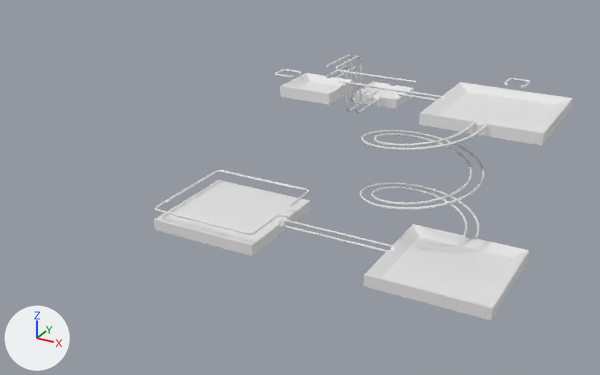
A saved change to the FBX model Assets/Scenes/Models/Level1.fbx.
Both versions are drawn from a 50 mm lens placed at (3.74, -5.59, 3.2), pointed at (0.22, 0.81, 0.0). Arrows for +X, +Y and +Z are at lower left; the lights stay in place. Where no turn or scale is listed for an object, it has been applied to the vertices. Vertices at the same position are counted once.

The older version as bpy lines, for what is in view:
```python
me_mesh = bpy.data.meshes.new('Mesh')
me_mesh.from_pydata(...)  # 14039 vertices, 14017 faces; spans x -0.51..2.5, y -0.51..2.85, z -0.05..1.14
ob_level1 = bpy.data.objects.new('Level1', me_mesh)
ob_level1.location = (0.0, 0.0, 0.0)
```
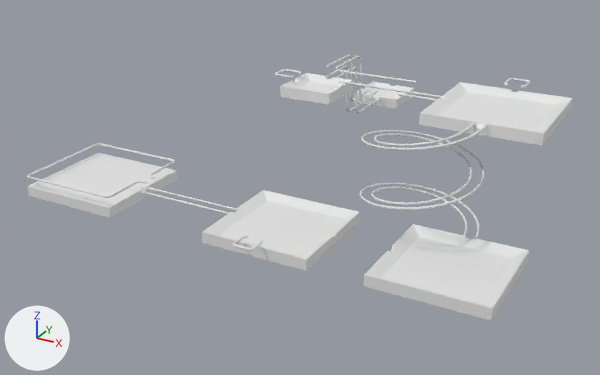
The newer file is also turned or shifted as a whole; pictures and numbers use the older file's frame.

The change, as a diff of the scene's bpy script:
```diff
--- a/Assets/Scenes/Models/Level1.fbx.py
+++ b/Assets/Scenes/Models/Level1.fbx.py
@@ me_mesh @@
 # used by ob_level1; location = (0.0, 0.0, 0.0)
-me_mesh.from_pydata(...)  # 14039 vertices, 14017 faces; spans x -0.51..2.5, y -0.51..2.85, z -0.05..1.14
+me_mesh.from_pydata(...)  # 14611 vertices, 14574 faces; spans x -2.01..2.5, y -0.66..2.85, z -0.05..1.14
+# me_mesh part 1: the loose piece of 14 vertices spanning x -0.5..0.5, y -0.5..0.5, z -0.05..0.05 is moved by (-1.5, 0.0, 0.0)
+# me_mesh part 2: the loose piece of 634 vertices spanning x -0.51..0.59, y -0.51..0.51, z 0.14..0.16 is moved by (-1.5, 0.0, 0.0)
+# me_mesh part 3: a new loose piece, a 16-sided cylinder along x spanning x -1.0..0.0, y 0.04..0.06, z 0.02..0.04
+# me_mesh part 4: a new loose piece, a 16-sided cylinder along x spanning x -1.0..0.0, y -0.06..-0.04, z 0.02..0.04
+# me_mesh part 5: the loose piece of 522 vertices spanning x -0.11..0.09, y 0.9..1.1, z 1.04..1.06 is copied, and the copy is turned 90 degrees about the z axis through its middle, then moved by (0.51, -1.56, -0.95); it spans x 0.4..0.6, y -0.66..-0.46, z 0.09..0.11
+# me_mesh part 6: a new loose piece of 30 vertices spanning x 0.0..1.0, y -0.5..0.5, z -0.05..0.05
+# me_mesh part 7
+# 68 vertices are removed from x 0.5..1.5, y -0.06..0.06, z 0.03..0.05
+# 101 faces are deleted
+# 1 vertex moves within x 1.5, y 0.05, z 0.05
+# 4 vertices are added at (1.5, -0.02, 0.0), (1.5, 0.02, 0.0), (1.51, -0.04, 0.05), (1.51, 0.05, 0.05)
+# 7 new faces join them
```

What differs and where, as boxes [x1, y1, x2, y2] in the pictures (600 x 375 px; the box of a moved part takes in the faces that stretch with it):
'Level1', reshaped (30% wider)
    before: [154, 54, 573, 321]
    after: [27, 54, 573, 321]
part 1 of me_mesh, moved or reshaped
    before: [154, 180, 310, 256]
    after: [27, 153, 177, 218]
part 2 of me_mesh, moved or reshaped
    before: [154, 170, 309, 235]
    after: [27, 143, 175, 198]
part 3 of me_mesh, added
    after: [147, 187, 236, 211]
part 4 of me_mesh, added
    after: [141, 191, 230, 214]
part 5 of me_mesh, added
    after: [232, 235, 264, 251]
part 6 of me_mesh, added
    after: [202, 190, 360, 271]
part 7 of me_mesh, cut back
    before: [279, 220, 419, 278]
    after: [364, 225, 419, 278]
